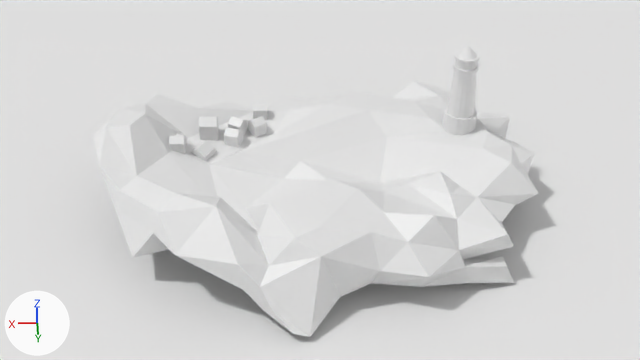
One commit to the Blender file exercise_files/section 01/12+-+sculpting+the+rock+base_MY_VERSION.blend: the scene before it, then after it.
Both versions are drawn from the file's camera 'Camera'. Every picture has the same lights, and +X, +Y and +Z are marked at lower left.
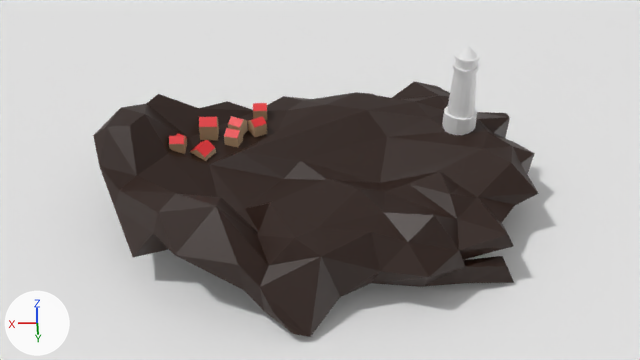
What the commit changed:
Material 'house' (mat_house) is new.
Its base color is (0.533, 0.351, 0.2) (beige #c1a07c).
Material 'roof' (mat_roof) is new.
Its base color is (0.8, 0.0275, 0.0344) (red #e72e34).
Material 'Material.001' (mat_material_001) is new.
Its base color is (0.0192, 0.00408, 0.0) (black #260d00).
me_icosphere_003 has 194 vertices, 384 faces and spans x -7.0..1.61, y -4.47..3.08, z -1.09..3.8.
me_icosphere_003 now uses material mat_material_001 (black #260d00).
me_cube has 22 vertices, 20 faces and spans x -1.04..0.96, y -1.9..1.06, z -0.3..2.4.
me_cube is used by ob_cube; location (6.43, 0.87, 0.34); scale (0.247, 0.247, 0.247).
me_cube part 1: all 15 faces centred in x -1.04..0.96, y -1.9..1.06, z -0.3..0.88 switch from mat_material (white #e7e7e7) to mat_house (beige #c1a07c).
me_cube part 2: all 5 faces centred in x -0.54..0.46, y -1.42..0.56, z 1.33..2.05 switch from mat_material (white #e7e7e7) to mat_roof (red #e72e34).
me_cube_001 has 12 vertices, 10 faces and spans x -1.37..1.55, y -1.39..1.52, z -1.8..0.0.
me_cube_001 is used by ob_cube_001; location (6.46, 1.87, 0.54); rotation (0.471, 0.403, -2.869), in degrees (27, 23, -164); scale (0.247, 0.247, 0.247).
me_cube_001 part 3: 8 of the faces centred in x -0.96..1.0, y -0.9..1.15, z -1.53..-0.35 switch from mat_material (white #e7e7e7) to mat_house (beige #c1a07c).
me_cube_001 part 4: all 2 faces centred in x -0.53..0.09, y 0.07..0.62, z -0.55..0.0 switch from mat_material (white #e7e7e7) to mat_roof (red #e72e34).
me_cube_002 has 12 vertices, 10 faces and spans x -1.0..1.0, y -1.0..1.0, z -1.0..1.7.
me_cube_002 is used by ob_cube_002; location (5.63, 0.69, 0.41); rotation (0.0, 0.0, -0.501), in degrees (0, 0, -29); scale (0.198, 0.198, 0.198).
me_cube_002 part 5: all 8 faces centred in x -1.0..1.0, y -1.0..1.0, z -1.0..0.18 switch from mat_material (white #e7e7e7) to mat_house (beige #c1a07c).
me_cube_002 part 6: all 2 faces centred in x 0.0, y -0.5..0.5, z 1.35 switch from mat_material (white #e7e7e7) to mat_roof (red #e72e34).
me_cube_003 has 32 vertices, 30 faces and spans x -0.35..1.65, y -3.11..0.0, z -1.04..1.66.
me_cube_003 is used by ob_cube_003; location (7.07, 2.04, 0.65); scale (0.198, 0.198, 0.198).
me_cube_003 part 7: all 10 faces centred in x -0.35..1.65, y -0.5..0.0, z -1.04..0.68 switch from mat_material (white #e7e7e7) to mat_house (beige #c1a07c).
me_cube_003 part 8: all 2 faces centred in x 0.14..1.14, y -0.5, z 1.31 switch from mat_material (white #e7e7e7) to mat_roof (red #e72e34).

Location of each change, (x1, y1, x2, y2) in pixels of the pictures (640 x 360 px):
'Icosphere', recoloured (white to black)
    both: (93, 82, 539, 337)
part 1 of me_cube, recoloured
    both: (199, 117, 219, 141)
part 2 of me_cube, recoloured (white to red)
    both: (199, 117, 217, 127)
part 3 of me_cube_001, recoloured
    both: (190, 148, 216, 161)
part 4 of me_cube_001, recoloured (white to red)
    both: (191, 140, 215, 157)
part 5 of me_cube_002, recoloured
    both: (224, 111, 267, 148)
part 6 of me_cube_002, recoloured (white to red)
    both: (228, 103, 267, 128)
part 7 of me_cube_003, recoloured
    both: (169, 139, 186, 154)
part 8 of me_cube_003, recoloured
    both: (169, 135, 184, 144)
